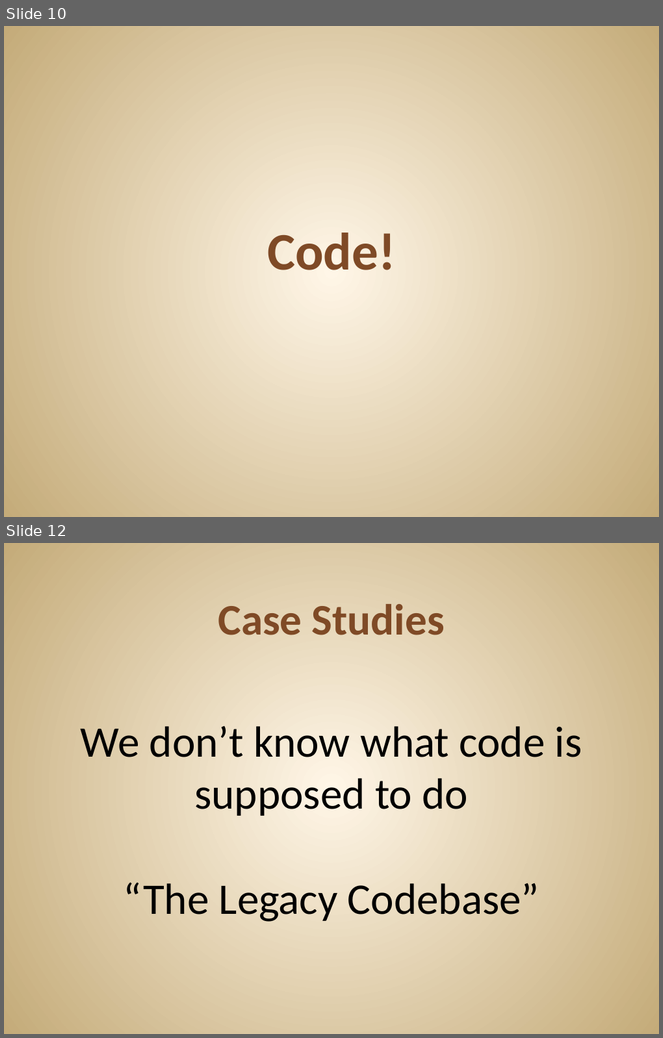
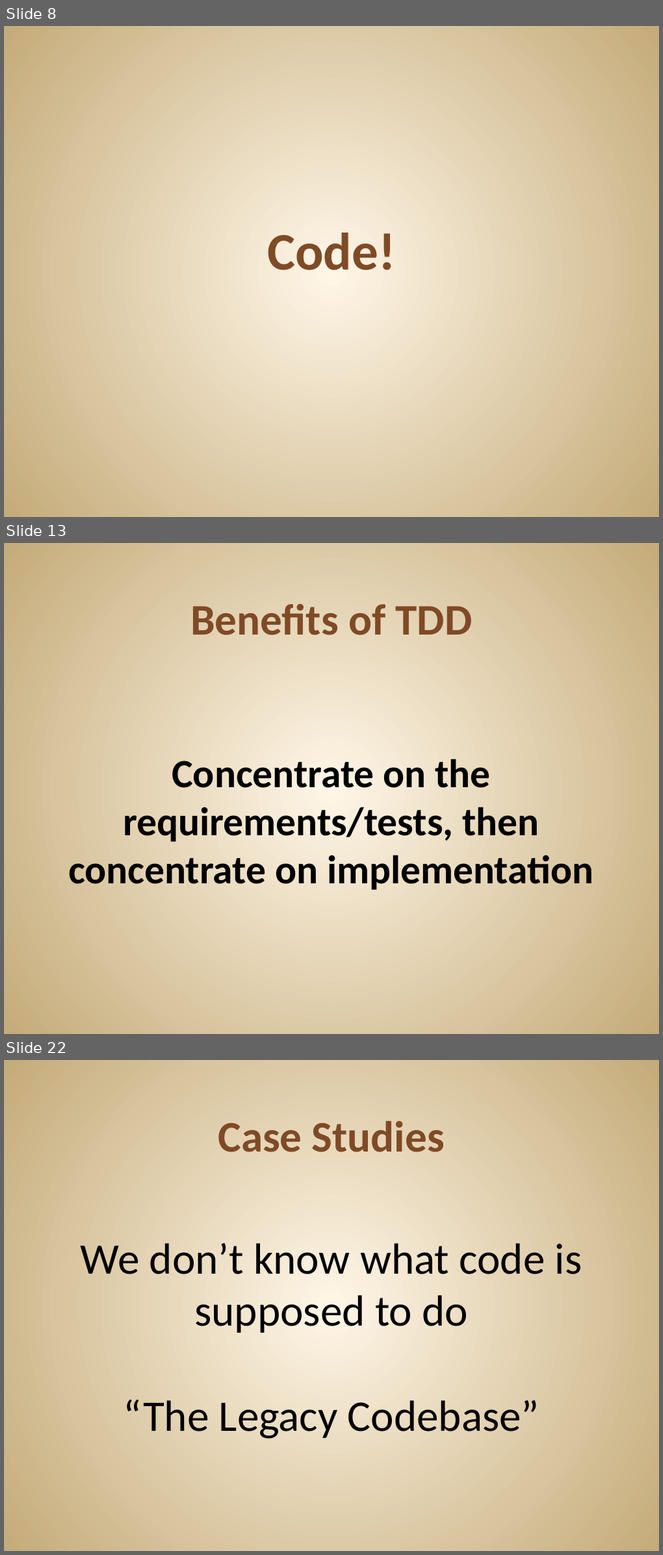
Before and after one commit to JonKruger/TDD-In-Action, a slide deck: TDD In Action.pptx. Shown one above the other, each under a label of ours: slides 10 and 12 before the commit, slides 8, 13 and 22 after it; the slides between them are not shown. The pictures are 663x1038 and 663x1555 pixels, drawn with LibreOffice and Linux fonts; fonts in the diff are those of the drawing. Boxes give left, top, right and bottom in pixels: in the first picture for what was removed or moved away, otherwise in the second. Text is boxed around its words. In the diff, an @@ line names an element or a change of style, - is before the commit and + after.

```diff
--- a/TDD In Action.pptx
+++ b/TDD In Action.pptx
@@ slide 13 added at [4,543,659,1034], background gradient #FFF7E8 to #C4AA7A @@
@@ title added at [191,604,473,635], 48 pt, text #804B26, bold @@
+Benefits of TDD
@@ text added at [68,759,594,890], 44 pt, text #000000, bold @@
+Concentrate on the requirements/tests, then concentrate on implementation
@@ what was slide 10 is now slide 8 @@
@@ what was slide 12 is now slide 22 @@
```
Also in this commit, not shown: 1 slide changed, 12 other slides added, 3 slides removed, 1 other file.
